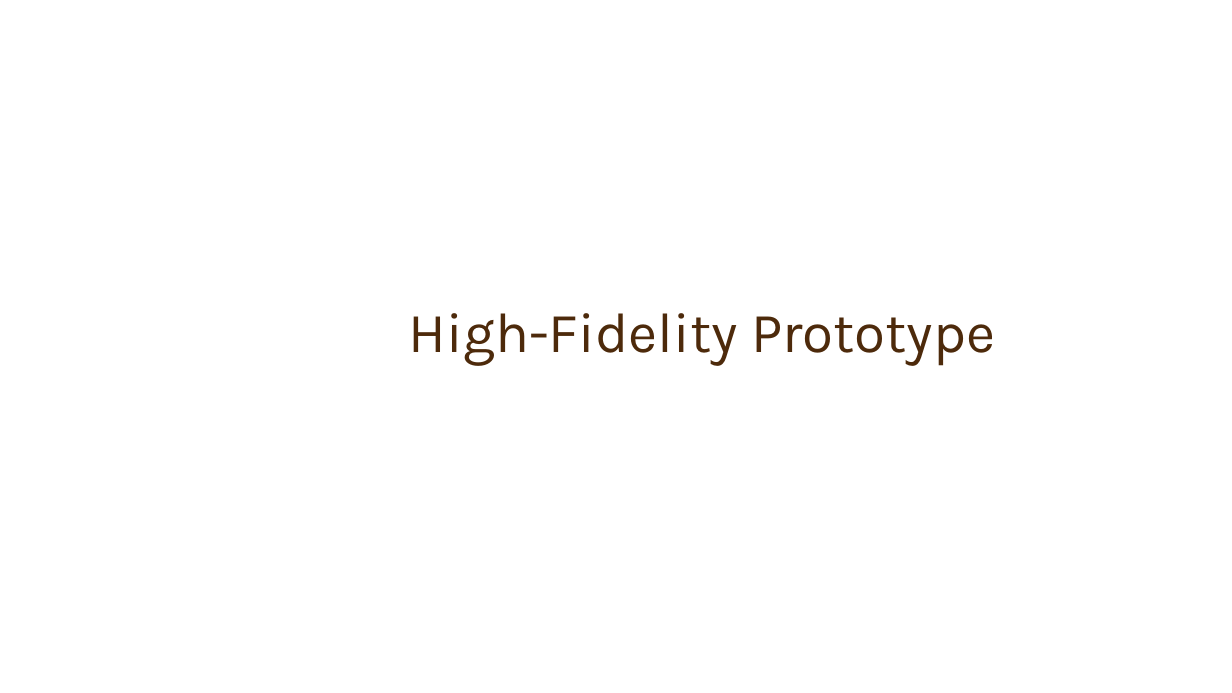
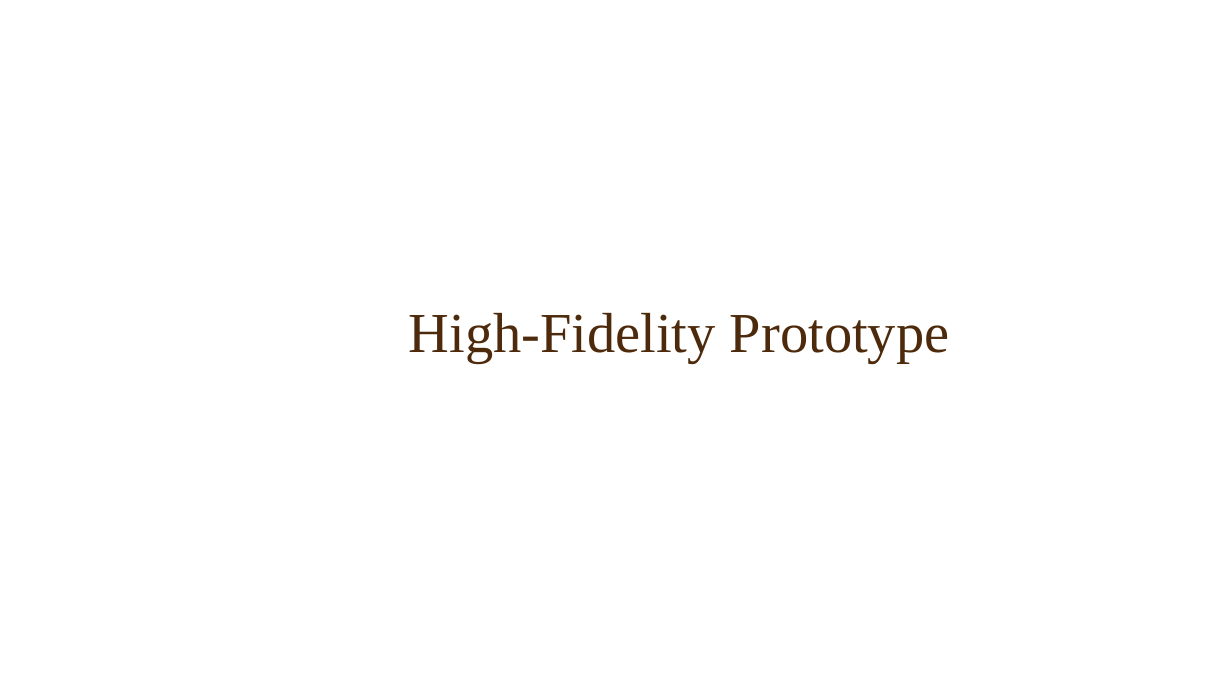
Before and after one commit to austintauer/Genealotree, a slide deck: slide 4 of GenealoTree.pptx. Drawn at 1232x693 pixels with LibreOffice and Linux fonts; fonts in the diff are those of the drawing; background and template pictures are left out. Boxes give left, top, right and bottom in pixels: in the first picture for what was removed or moved away, otherwise in the second. Text is boxed around its words. In the diff, an @@ line names an element or a change of style, - is before the commit and + after.

```diff
--- a/GenealoTree.pptx
+++ b/GenealoTree.pptx
@@ title "High-Fidelity Prototype" at [409,312,949,363]: font Karla to Times New Roman @@
```
Also in this commit, not shown: 4 other slides changed.
